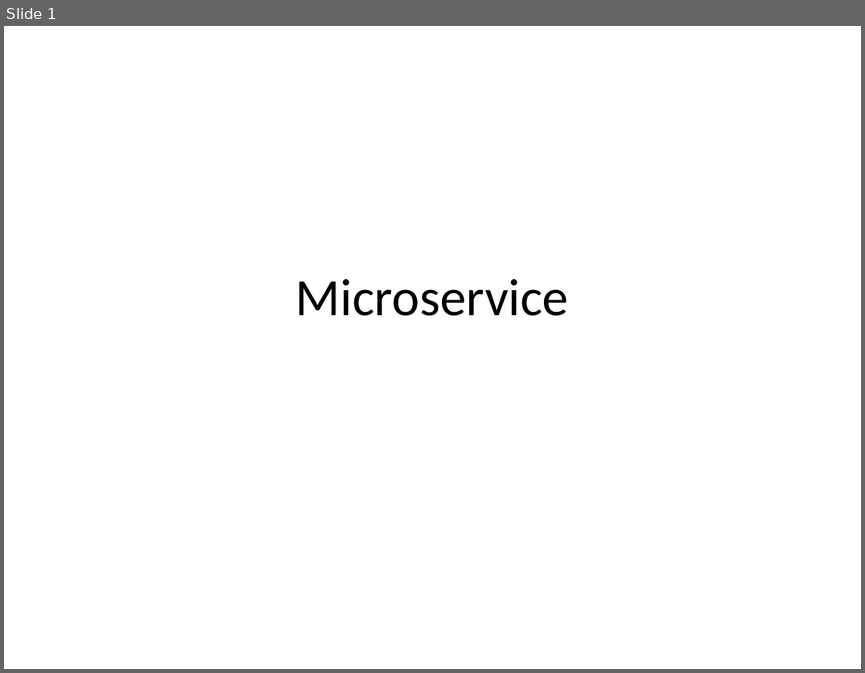
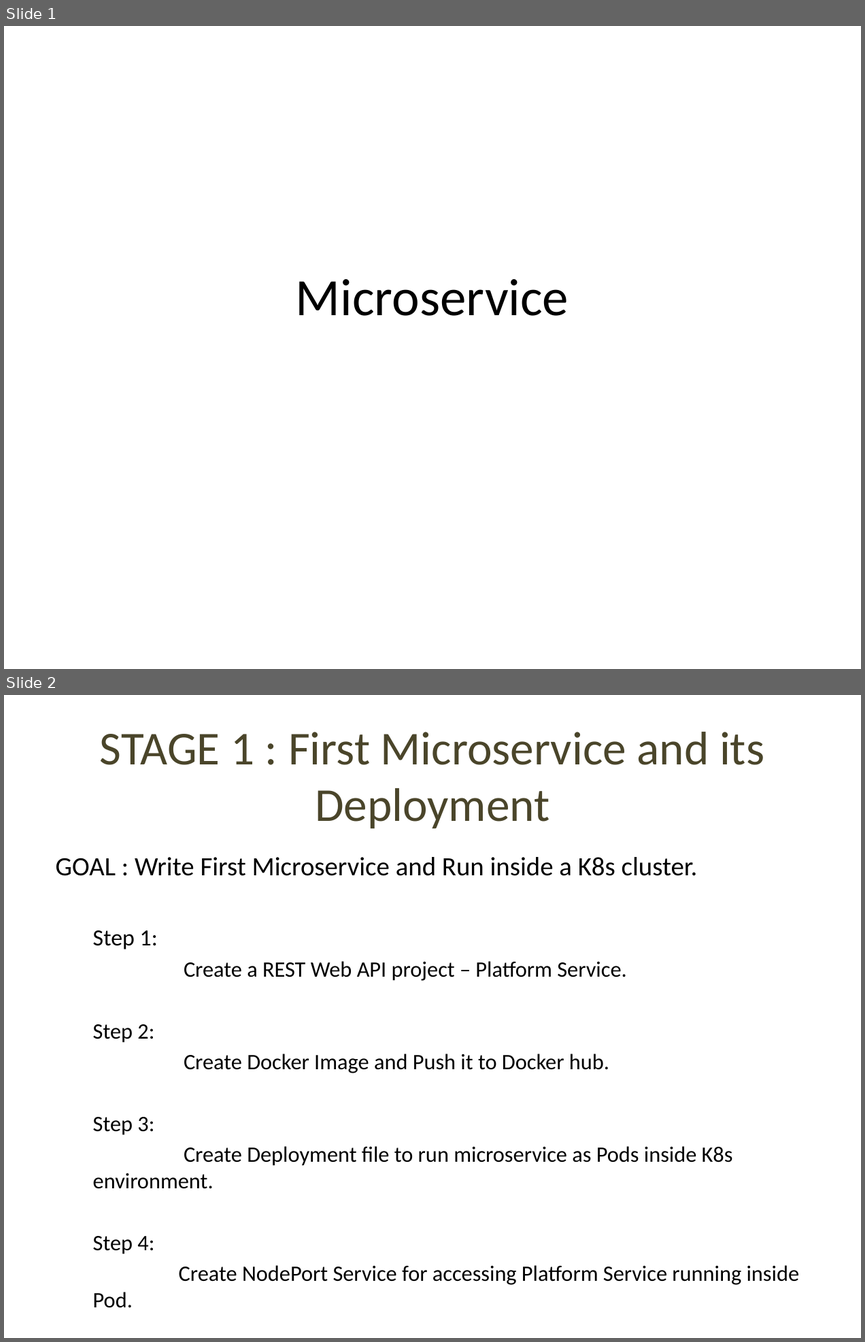
Before and after one commit to devi-priyadharshini/4_microservices, a slide deck: docs/microservice.pptx. Shown one above the other, each under a label of ours: slide 1 before the commit, slides 1 and 2 after it. The pictures are 865x673 and 865x1342 pixels, drawn with LibreOffice and Linux fonts; fonts in the diff are those of the drawing. Boxes give left, top, right and bottom in pixels: in the first picture for what was removed or moved away, otherwise in the second. Text is boxed around its words. In the diff, an @@ line names an element or a change of style, - is before the commit and + after.

```diff
--- a/docs/microservice.pptx
+++ b/docs/microservice.pptx
@@ slide 2 added at (4,695,861,1338), background #FFFFFF @@
@@ title added at (100,732,764,828), 39.6 pt, text #4A452A @@
+STAGE 1 : First Microservice and its Deployment
@@ text added at (56,857,800,1281), 18.5 pt, text #000000 @@
+GOAL : Write First Microservice and Run inside a K8s cluster.
+  Step 1:
+  Create a REST Web API project – Platform Service.
+  Step 2:
+  Create Docker Image and Push it to Docker hub.
+  Step 3:
+  Create Deployment file to run microservice as Pods inside K8s environment.
+  Step 4:
+  Create NodePort Service for accessing Platform Service running inside Pod.
```
Also in this commit, not shown: 2 slides changed, 10 other slides added, 1 other file.
